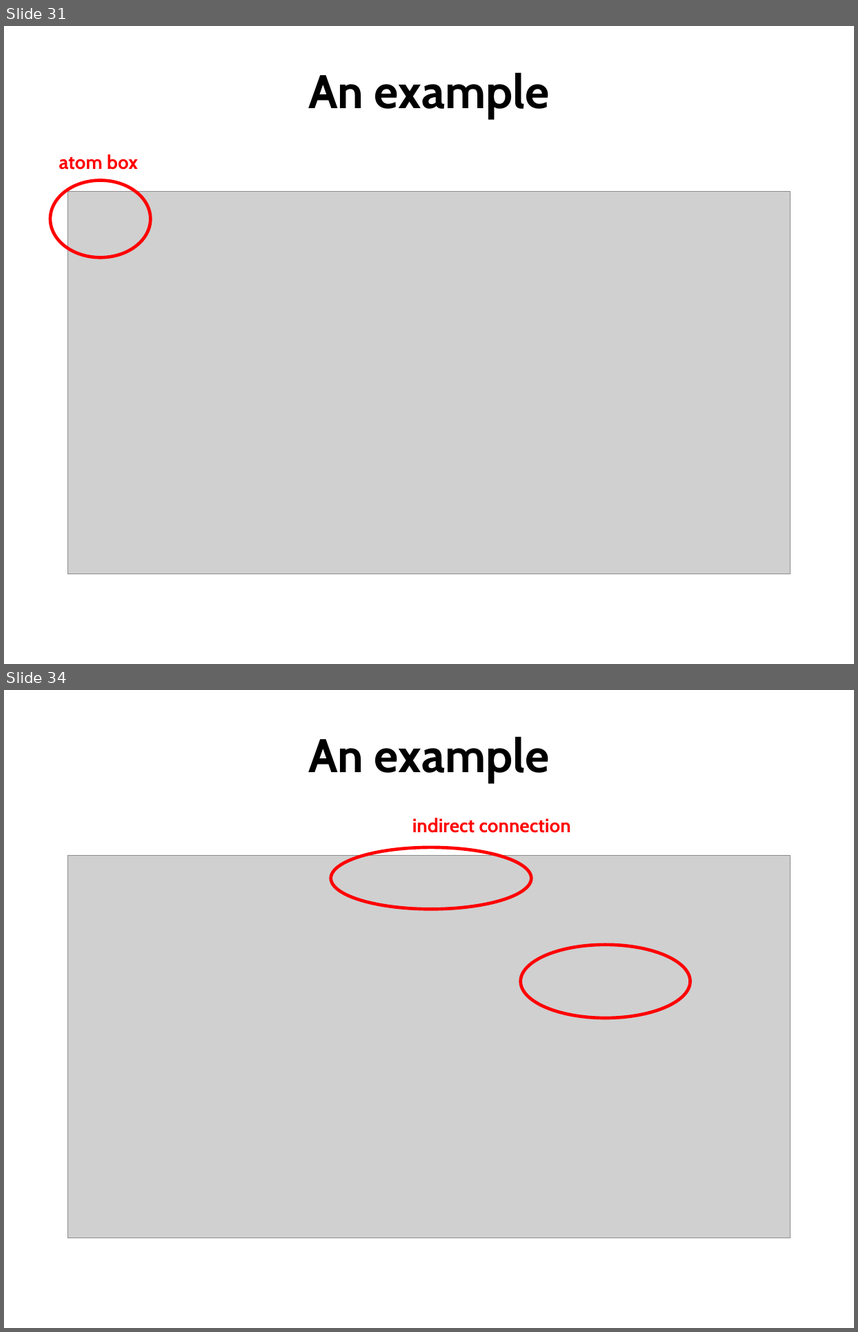
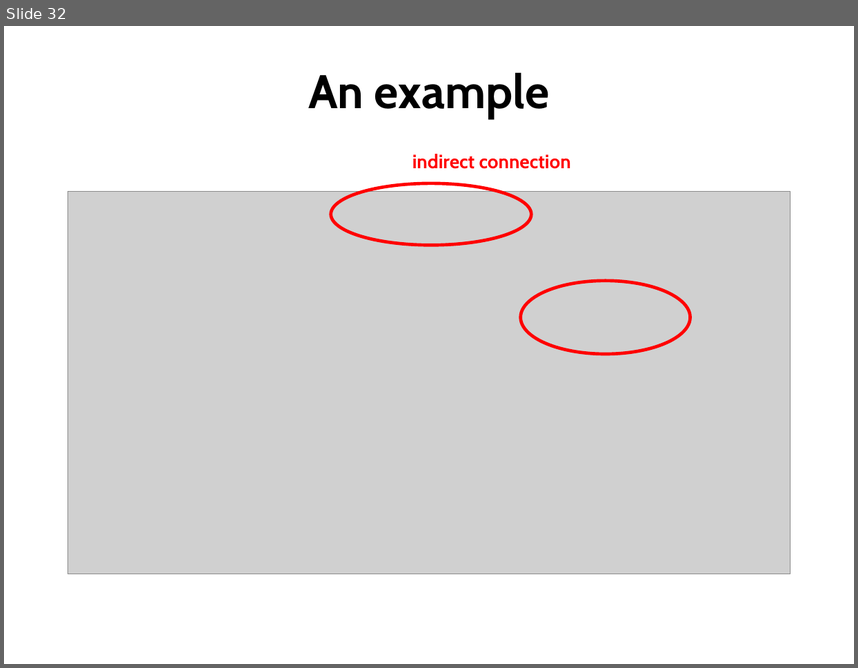
Before and after one commit to hishamhm/thesis, a slide deck: presentation/presentation.odp. Shown one above the other, each under a label of ours: slides 31 and 34 before the commit, slide 32 after it; the slides between them are not shown. The pictures are 858x1332 and 858x668 pixels, drawn with LibreOffice and Linux fonts; fonts in the diff are those of the drawing; grey boxes stand for pictures. Boxes give left, top, right and bottom in pixels: in the first picture for what was removed or moved away, otherwise in the second. Text is boxed around its words. In the diff, an @@ line names an element or a change of style, - is before the commit and + after.

```diff
--- a/presentation/presentation.odp
+++ b/presentation/presentation.odp
@@ slide 31 removed at [4,26,854,664], background #FFFFFF @@
@@ title removed at [308,72,549,118] @@
-An example
@@ text removed at [59,154,138,170] @@
-atom box
@@ ellipse removed at [50,181,150,257] @@
@@ picture removed at [68,191,791,574] @@
@@ what was slide 34 is now slide 32 @@
```
Also in this commit, not shown: 2 slides changed, 6 slides added, 6 other slides removed, 1 other file.
